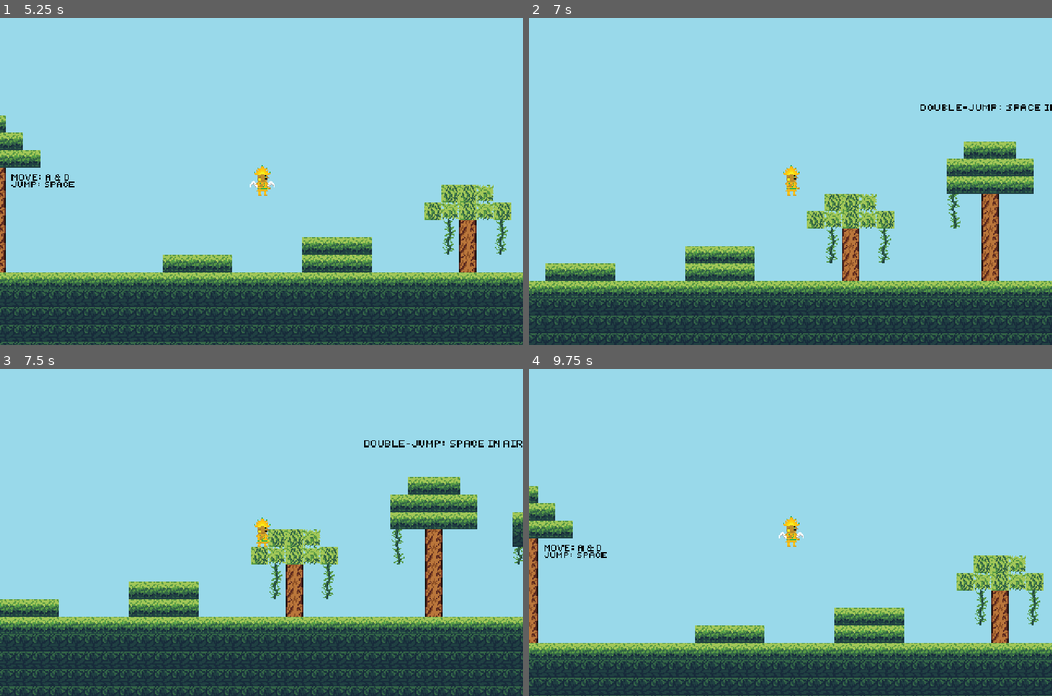
Above: before the commit, frames 1-4 (two rows, left to right).
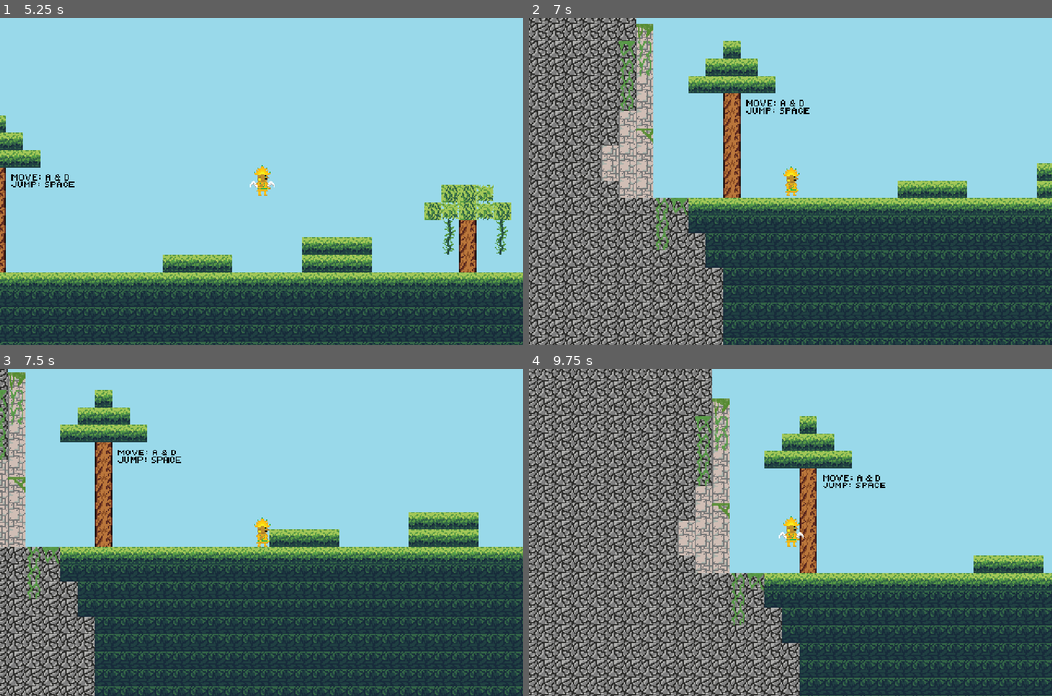
Above: after the commit, the same moments.

Repository: daphnewilkerson/cs247g
Game: Godot game, scene res://jungle.tscn
Two runs of this game, one before a commit and one after it. Both use one fixed random seed, a clock stepped at 60 frames per second and the inputs below. This scene is started directly instead of the project's main scene.
Inputs:
- Up to frame 1 (5.25 s): tap Enter at 0.5 s; hold Space (jump) 0.53-1.28 s; hold D (move_right) 0.53-2.03 s; tap Shift (dash) at 0.6, 1.55, 2.1, 2.85, 4.35, 5.1 s; tap Space (jump) at 1.35, 1.52, 1.82, 3.02, 3.32, 4.52, 4.82 s; hold Space (jump) 2.03-2.78 s; hold A (move_left) 2.03-4.28 s; hold Space (jump) 3.53-4.28 s; hold D (move_right) from 4.28 s (still down); hold Space (jump) from 5.03 s (still down)
- Up to frame 2 (7 s): keep holding D (move_right); release Space (jump) at 5.78 s; tap Space (jump) at 5.85, 6.02, 6.32 s; tap Shift (dash) at 6.05, 6.6 s; hold Space (jump) from 6.53 s (still down)
- Up to frame 3 (7.5 s): keep holding D (move_right); release Space (jump) at 7.28 s; tap Shift (dash) at 7.35 s
- Up to frame 4 (9.75 s): tap Space (jump) at 7.52, 7.82, 9.02, 9.32 s; release D (move_right) at 8.03 s; hold Space (jump) 8.03-8.78 s; hold A (move_left) 8.03-9.53 s; tap Shift (dash) at 8.85, 9.6 s; hold D (move_right) from 9.53 s (still down); hold Space (jump) from 9.53 s (still down)

Frame 1 is identical in both runs. In frame 2, 55% of the frame differs, in the area x 0-100%, y 0-100%; in frame 3, 39%; in frame 4, 56%.

Commit message:
fix flower

Diff:
--- a/Viracocha's Return/blow_dart_guy.gd
+++ b/Viracocha's Return/blow_dart_guy.gd
@@ -13,11 +13,11 @@
 
 func shoot():
 	var d = Dart.instantiate()
-	d.global_position = $Muzzle.global_position
+	var pos = $Muzzle.global_position
 	var dir = (player.global_position - $Muzzle.global_position).normalized()
-	d.global_rotation = dir.angle()
-	d.direction = dir
-#	d.start($Muzzle.global_position, dir.angle() + PI / 2.0)
+	var angle = dir.angle()
+#	d.direction = dir
+	d.start(pos, angle, dir)
 	get_tree().root.add_child(d)
 
 func _on_shoot_timer_timeout():
--- a/Viracocha's Return/dart.gd
+++ b/Viracocha's Return/dart.gd
@@ -8,11 +8,13 @@
 var gravity = ProjectSettings.get_setting("physics/2d/default_gravity")
 var direction: Vector2 = Vector2.LEFT
 
-func _process(delta):
-	translate(direction*SPEED*delta)
+func start(pos, angle, dir):
+	global_position = pos
+	global_rotation = angle
+	direction = dir
 
 func _physics_process(delta):
-	var collision = move_and_collide(velocity * delta)
+	var collision = move_and_collide(direction * SPEED * delta)
 	if collision:
 		var collider = collision.get_collider()
 		if collider is PlayerBody:
--- a/Viracocha's Return/flower.tscn
+++ b/Viracocha's Return/flower.tscn
@@ -25,13 +25,13 @@
 [node name="CollisionPolygon2D" type="CollisionPolygon2D" parent="."]
 position = Vector2(1, -1)
 scale = Vector2(4.23437, 4.23438)
-polygon = PackedVector2Array(0, 2, 1, 2, 2, 1, 2, 0, 1, -2, 0, -3, -0.94465, -1.65314, -2, 0, -2, 2)
+polygon = PackedVector2Array(0, 2, 1, 2, 2, 1, 2, 0, 1, -2, 0, -2.59778, -0.94465, -1.65314, -2, 0, -2, 2)
 
 [node name="ShootTimer" type="Timer" parent="."]
 wait_time = 3.0
 autostart = true
 
 [node name="Muzzle" type="Marker2D" parent="."]
-position = Vector2(-5, -10)
+position = Vector2(1, -15)
 
 [connection signal="timeout" from="ShootTimer" to="." method="_on_shoot_timer_timeout"]
--- a/Viracocha's Return/flower_dart.tscn
+++ b/Viracocha's Return/flower_dart.tscn
@@ -1,5 +1,6 @@
-[gd_scene load_steps=3 format=3 uid="uid://beob62rg7l30m"]
+[gd_scene load_steps=4 format=3 uid="uid://beob62rg7l30m"]
 
+[ext_resource type="Script" path="res://dart.gd" id="1_ndana"]
 [ext_resource type="Texture2D" uid="uid://dhef4m5hdibk7" path="res://dart.png" id="2_e5qus"]
 
 [sub_resource type="RectangleShape2D" id="RectangleShape2D_g0ecy"]
@@ -7,6 +8,7 @@
 
 [node name="Dart" type="CharacterBody2D"]
 position = Vector2(5, 0)
+script = ExtResource("1_ndana")
 
 [node name="Sprite2D" type="Sprite2D" parent="."]
 position = Vector2(-5, -7.10543e-15)
--- a/Viracocha's Return/jungle.tscn
+++ b/Viracocha's Return/jungle.tscn
@@ -7,6 +7,7 @@
 [ext_resource type="Texture2D" uid="uid://ctf4esmjx4ykb" path="res://pixilart-drawing (2).png" id="5_83ly7"]
 [ext_resource type="PackedScene" uid="uid://b4o4r0fmvnekl" path="res://fire.tscn" id="6_flrpm"]
 [ext_resource type="PackedScene" uid="uid://d4ae0qs2oaxt6" path="res://coin.tscn" id="7_mkdbh"]
+[ext_resource type="PackedScene" uid="uid://orikmctlfyuj" path="res://flower.tscn" id="8_1oi2c"]
 
 [sub_resource type="TileSetAtlasSource" id="TileSetAtlasSource_r1h7n"]
 texture = ExtResource("1_08di3")
@@ -118,7 +119,7 @@
 [node name="rope2" parent="." instance=ExtResource("2_k4oeu")]
 position = Vector2(1768, -336)
 
-[node name="PlayerBody" parent="." instance=ExtResource("2_k5x01")]
+[node name="PlayerBody" parent="." groups=["player"] instance=ExtResource("2_k5x01")]
 position = Vector2(0, -24)
 SPEED = 120.0
 
@@ -242,3 +243,6 @@
 [node name="Coin5" parent="." instance=ExtResource("7_mkdbh")]
 position = Vector2(1912, -328)
 metadata/_edit_group_ = true
+
+[node name="Flower" parent="." instance=ExtResource("8_1oi2c")]
+position = Vector2(673, -223)
Not shown: 1 places in Viracocha's Return/jungle.tscn that only renumber resources
